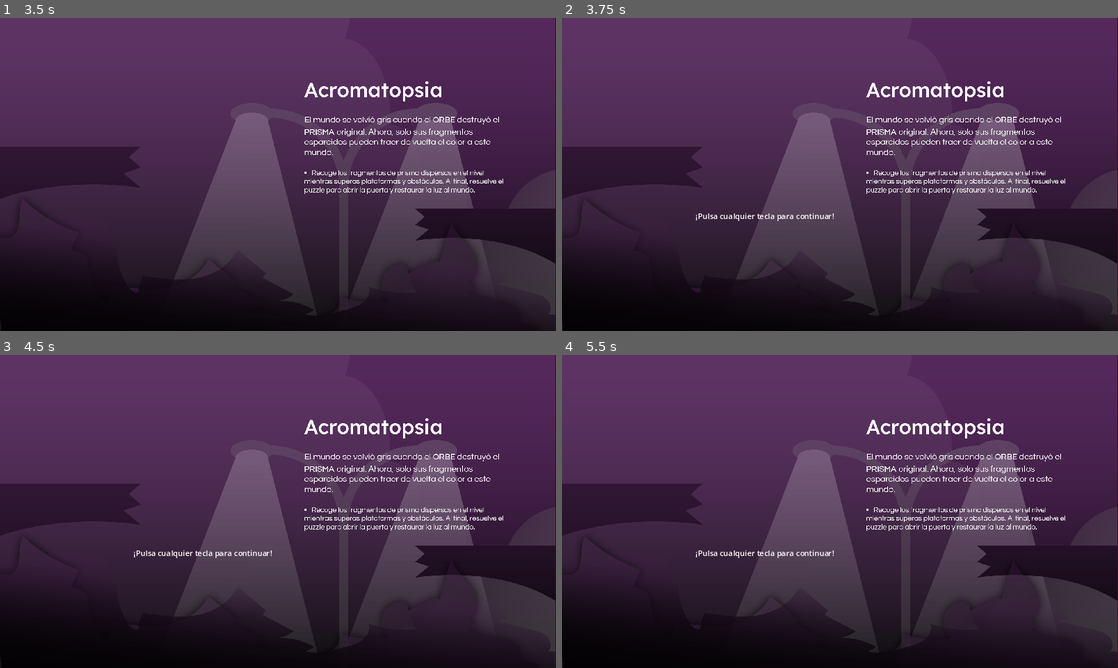
Above: before the commit, frames 1-4 (two rows, left to right).
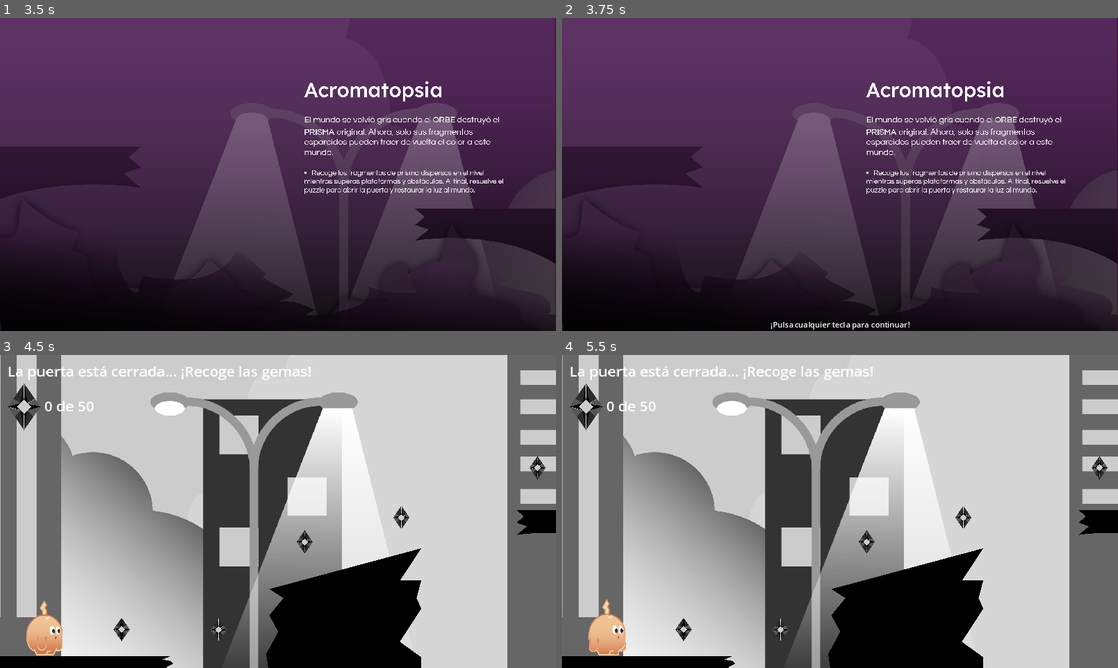
Above: after the commit, the same moments.

Repository: Galeceon/Platform-thesis
Game: Godot game, scene res://Assets/Scenes/UI/MainMenu.tscn
The game is run twice, just before and just after one commit, with the same random seed, the same clock (stepped at 60 frames per second) and the same inputs. Sound files missing from this copy of the repository are replaced by a short silence.
Inputs (mouse positions are in pixels of both pictures, inside the frame that each line leads up to):
- Up to frame 1 (3.5 s): click (105, 180) at 0.5 s; click (105, 180) at 1.25 s; click (105, 252) at 2 s; click (105, 252) at 2.75 s
- Up to frame 2 (3.75 s): click (1090, 49) at 3.5 s
- Up to frame 3 (4.5 s): click (489, 386) at 4.25 s
- Up to frame 4 (5.5 s): click (667, 624) at 5.02 s

Frame 1 is identical in both runs. In frame 2, 0.4% of the frame differs, in the area x 24-63%, y 62-100%; in frame 3, 95%, in the area x 0-100%, y 0-100%; in frame 4, 95%.

Commit message:
Fix de pantalla de carga, elementos del puzzle de cada nivel

Diff:
--- a/Assets/Script/LoadingScreen.gd
+++ b/Assets/Script/LoadingScreen.gd
@@ -1,14 +1,19 @@
 # LoadingScreen.gd
 extends CanvasLayer
 
+signal loading_completed
+
 @onready var background = $Background
-@onready var continue_label = $ContinueLabel  # Añade un Label como hijo
+@onready var continue_label = $ContinueLabel
 
 # Textos para continuar en diferentes idiomas
 var continue_texts = {
 	"es": "¡Pulsa cualquier tecla para continuar!",
 	"en": "Press any key to continue!"
 }
+
+# Variable para controlar si estamos esperando input
+var esperando_input = false
 
 func set_level(level_number: int):
 	var modo = ConfigManager.get_color_mode()
@@ -59,12 +64,9 @@
 	# Ocultar inicialmente
 	continue_label.visible = false
 
-	# Configurar estilo básico (puedes personalizar esto)
+	# Configurar estilo básico
 	continue_label.horizontal_alignment = HORIZONTAL_ALIGNMENT_CENTER
 	continue_label.vertical_alignment = VERTICAL_ALIGNMENT_BOTTOM
-
-	# Posicionar en la parte inferior
-	continue_label.position = Vector2(get_viewport().size.x / 2, get_viewport().size.y - 50)
 
 	print("📝 Texto de continuar configurado: ", continue_label.text)
 
@@ -76,34 +78,29 @@
 
 	# Mostrar el texto de continuar
 	continue_label.visible = true
+	esperando_input = true
 	print("✅ Texto de continuar visible - Esperando input del jugador")
 
-	# Esperar a que el jugador presione cualquier tecla
-	await _esperar_input_jugador()
+func _input(event):
+	# Solo procesar input si estamos esperando
+	if not esperando_input:
+		return
 
-	# Ocultar el texto y continuar
-	continue_label.visible = false
-	print("🎮 Input detectado - Continuando...")
-
-func _esperar_input_jugador():
-	# Crear una señal personalizada para esperar input
-	var input_signal = "input_received"
-
-	# Conectar la señal de input
-	get_viewport().connect("gui_input", Callable(self, "_on_gui_input"))
-
-	# Esperar a que se emita la señal
-	await self.input_received
-
-	# Desconectar la señal
-	get_viewport().disconnect("gui_input", Callable(self, "_on_gui_input"))
-
-# Señal personalizada
-signal input_received
-
-func _on_gui_input(event):
 	# Detectar cualquier input de teclado o mouse
 	if event is InputEventKey or event is InputEventMouseButton:
 		if event.pressed:
 			print("🎮 Input detectado: ", event)
-			input_received.emit()
+			_continuar_loading()
+
+func _continuar_loading():
+	# Prevenir múltiples llamadas
+	if not esperando_input:
+		return
+
+	esperando_input = false
+	continue_label.visible = false
+
+	print("🎮 Input detectado - Continuando...")
+
+	# Emitir señal de que el loading ha completado
+	loading_completed.emit()
--- a/Assets/Script/game_manager.gd
+++ b/Assets/Script/game_manager.gd
@@ -47,13 +47,16 @@
 
 	print("📱 LoadingScreen mostrada - esperando input del jugador")
 
-	# 2. Esperar a que el jugador presione una tecla (esto ahora lo maneja el LoadingScreen)
-	# Necesitamos una señal en el LoadingScreen para saber cuándo continuar
+	# 2. Esperar a que el jugador presione una tecla
+	# Conectar a la señal del LoadingScreen
 	if loading_screen.has_signal("loading_completed"):
+		print("⏳ Esperando señal loading_completed...")
 		await loading_screen.loading_completed
-	else:
-		# Fallback: esperar un tiempo fijo
-		await get_tree().create_timer(5.0).timeout
+		print("✅ Señal loading_completed recibida")
+	else:
+		print("❌ LoadingScreen no tiene señal loading_completed - usando fallback")
+		# Fallback: esperar 8 segundos (3 de espera + 5 extra)
+		await get_tree().create_timer(8.0).timeout
 
 	print("⏰ LoadingScreen completada - cargando nivel")
 
Binary file added: Assets/Sprites/UI/Puzzles/01/1.png
Not shown, added: Assets/Sprites/UI/Puzzles/01/1.png.import
Binary file added: Assets/Sprites/UI/Puzzles/01/2.png
Not shown, added: Assets/Sprites/UI/Puzzles/01/2.png.import
Binary file added: Assets/Sprites/UI/Puzzles/01/3.png
Not shown, added: Assets/Sprites/UI/Puzzles/01/3.png.import
Binary file added: Assets/Sprites/UI/Puzzles/01/4.png
Not shown, added: Assets/Sprites/UI/Puzzles/01/4.png.import
Binary file added: Assets/Sprites/UI/Puzzles/01/5.png
Not shown, added: Assets/Sprites/UI/Puzzles/01/5.png.import
Binary file added: Assets/Sprites/UI/Puzzles/01/6.png
Not shown, added: Assets/Sprites/UI/Puzzles/01/6.png.import
(and 76 more such lines)
